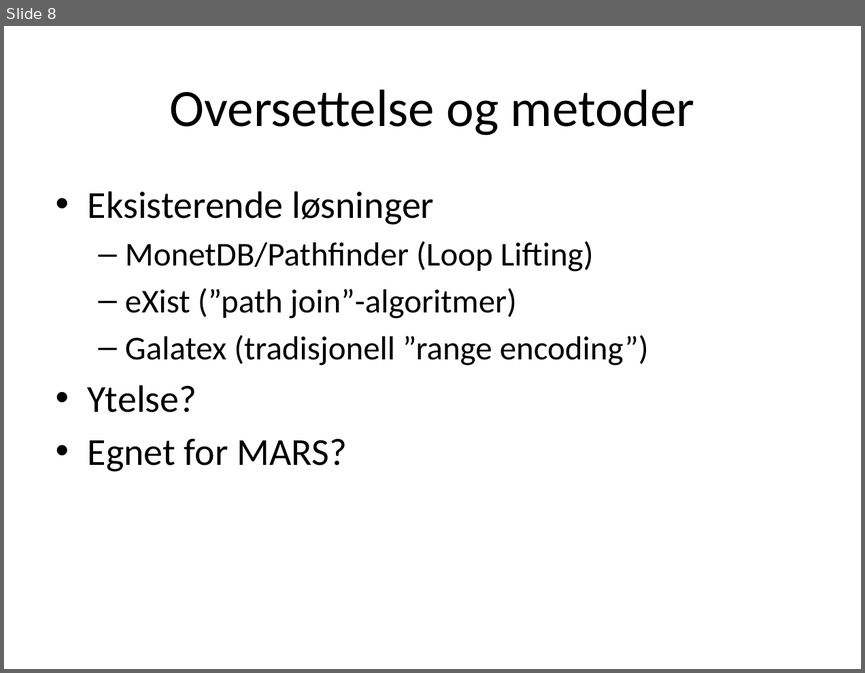
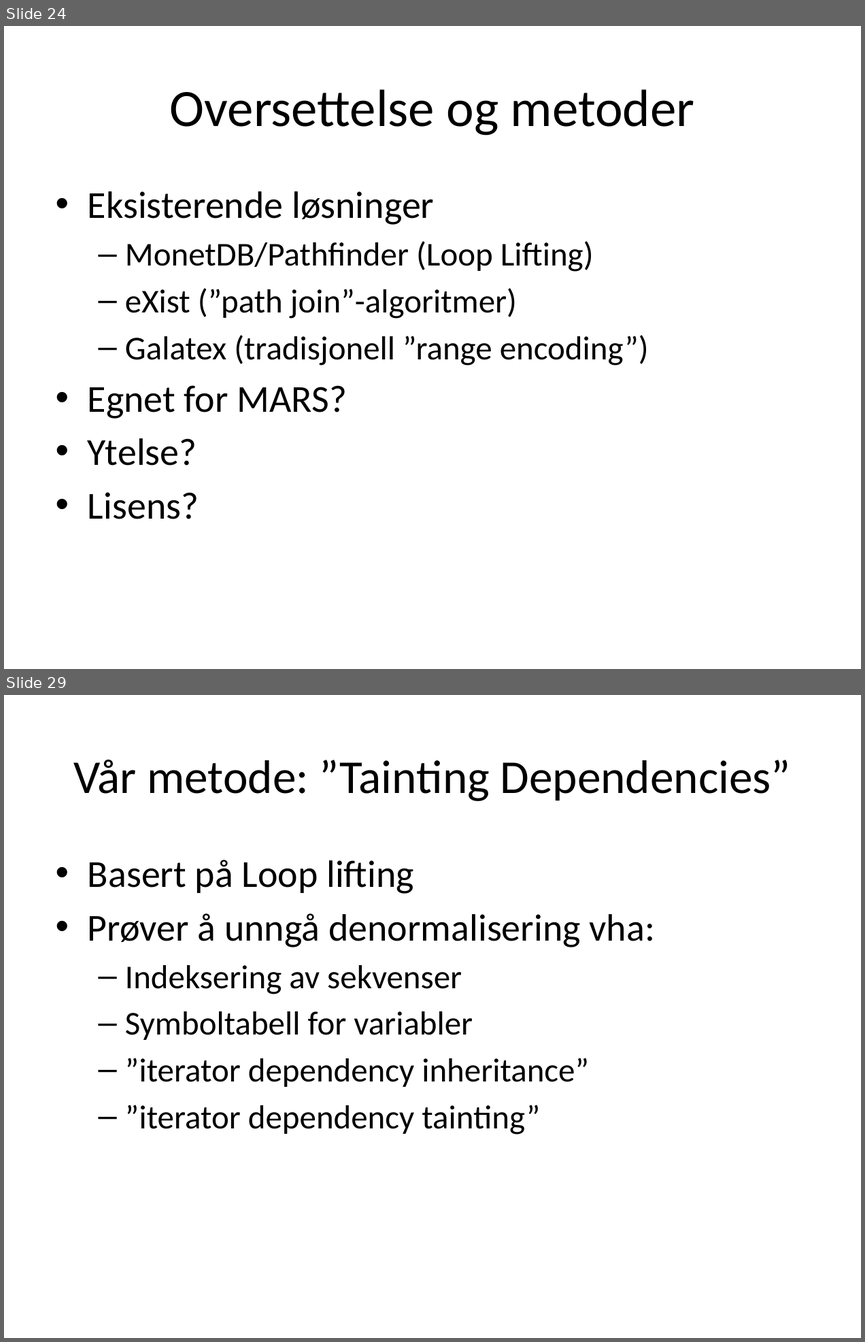
Before and after one commit to andrerav/xqft-parser, a slide deck: XQuery og relasjonell algebra.pptx. Shown one above the other, each under a label of ours: slide 8 before the commit, slides 24 and 29 after it; the slides between them are not shown. The pictures are 865x673 and 865x1342 pixels, drawn with LibreOffice and Linux fonts; fonts in the diff are those of the drawing. Boxes give left, top, right and bottom in pixels: in the first picture for what was removed or moved away, otherwise in the second. Text is boxed around its words. In the diff, an @@ line names an element or a change of style, - is before the commit and + after.

```diff
--- a/XQuery og relasjonell algebra.pptx
+++ b/XQuery og relasjonell algebra.pptx
@@ slide 29 added at (x1=4, y1=695, x2=861, y2=1338), background #FFFFFF @@
@@ title added at (x1=73, y1=760, x2=791, y2=801), 39.6 pt, text #000000 @@
+Vår metode: ”Tainting Dependencies”
@@ text added at (x1=88, y1=860, x2=655, y2=1134), 28 pt, text #000000 @@
+• Basert på Loop lifting
+• Prøver å unngå denormalisering vha:
+  – Indeksering av sekvenser
+  – Symboltabell for variabler
+  – ”iterator dependency inheritance”
+  – ”iterator dependency tainting”
@@ what was slide 8 is now slide 24 @@
@@ slide 24 changed as well @@
@@ text at (x1=88, y1=385, x2=347, y2=418): paragraph added @@
+• Egnet for MARS?
@@ text at (x1=88, y1=492, x2=198, y2=519): text changed @@
-• Egnet for MARS?
+• Lisens?
```
Also in this commit, not shown: 5 other slides changed, 21 other slides added.
